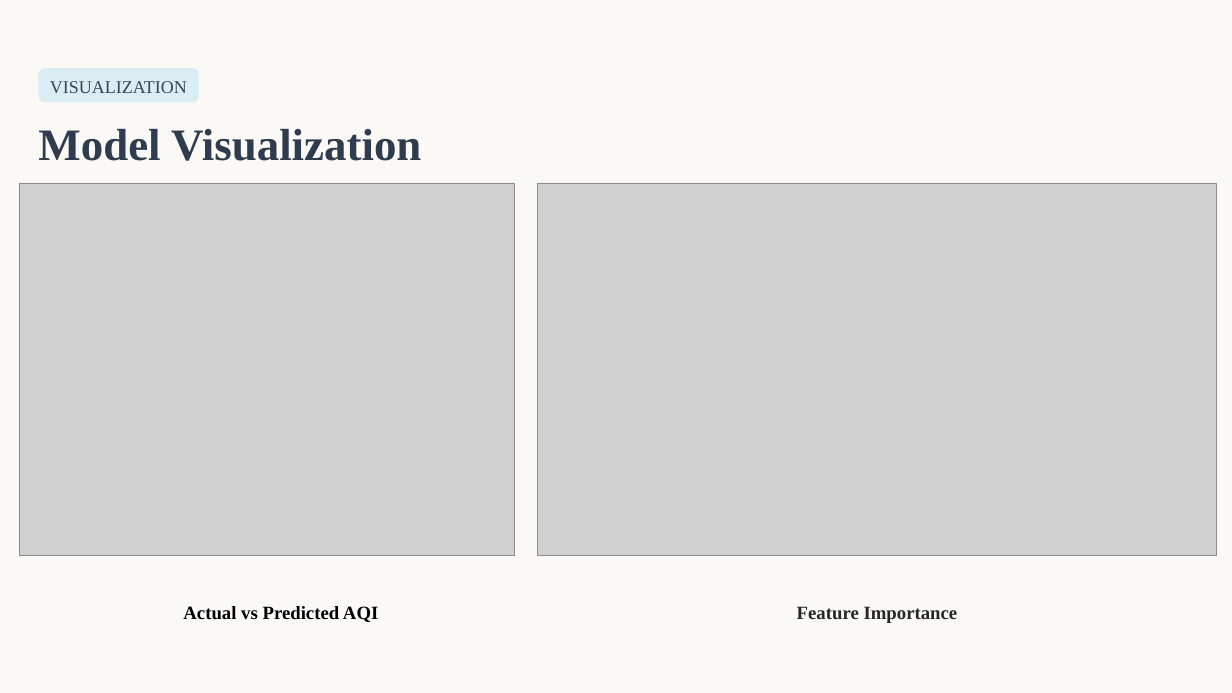
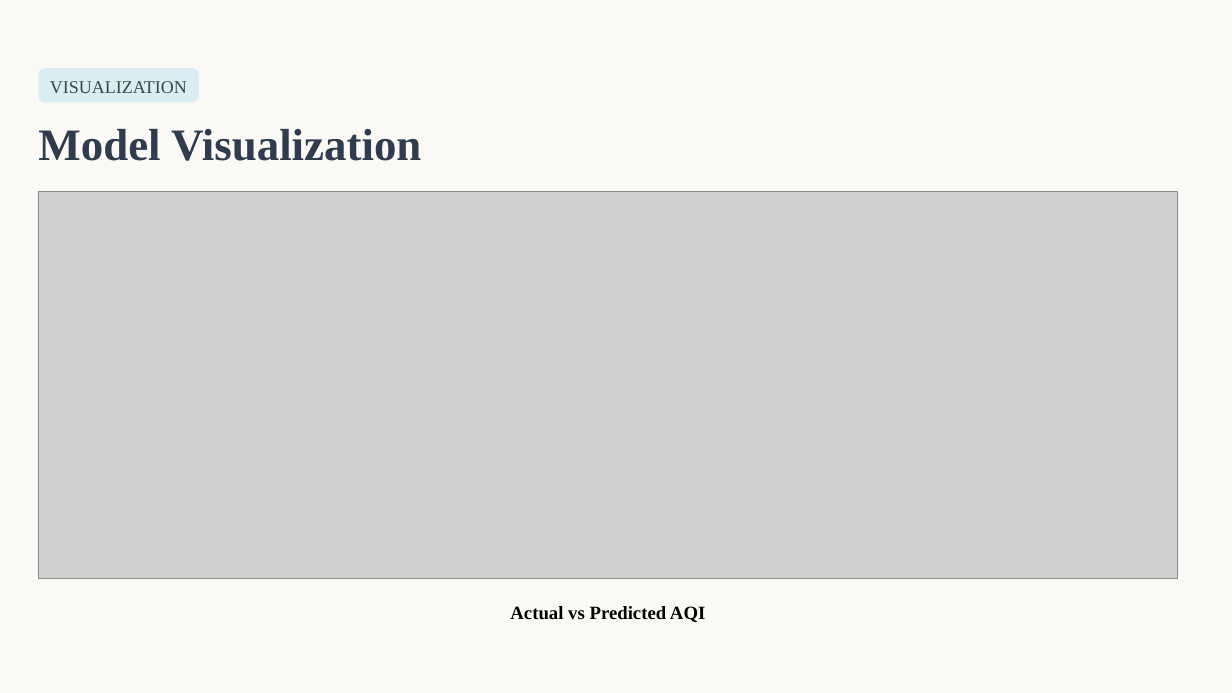
Before and after one commit to ishaangupta122/aqi-system, a slide deck: slide 8 of documents/aqi_ppt.pptx. Drawn at 1232x693 pixels with LibreOffice and Linux fonts; fonts in the diff are those of the drawing; grey boxes stand for pictures. Boxes give left, top, right and bottom in pixels: in the first picture for what was removed or moved away, otherwise in the second. Text is boxed around its words. In the diff, an @@ line names an element or a change of style, - is before the commit and + after.

```diff
--- a/documents/aqi_ppt.pptx
+++ b/documents/aqi_ppt.pptx
@@ picture: place and size @@
-picture at [19, 184, 516, 556]
+picture at [39, 191, 1178, 579]
@@ picture removed at [538, 184, 1217, 556] @@
@@ text "Actual vs Predicted AQI": place and size @@
-text "Actual vs Predicted AQI" at [183, 606, 378, 622]
+text "Actual vs Predicted AQI" at [510, 606, 705, 622]
@@ text removed at [797, 606, 958, 623] @@
-Feature Importance
```
Also in this commit, not shown: 1 other slide changed, 1 slide removed, 40 other files.
